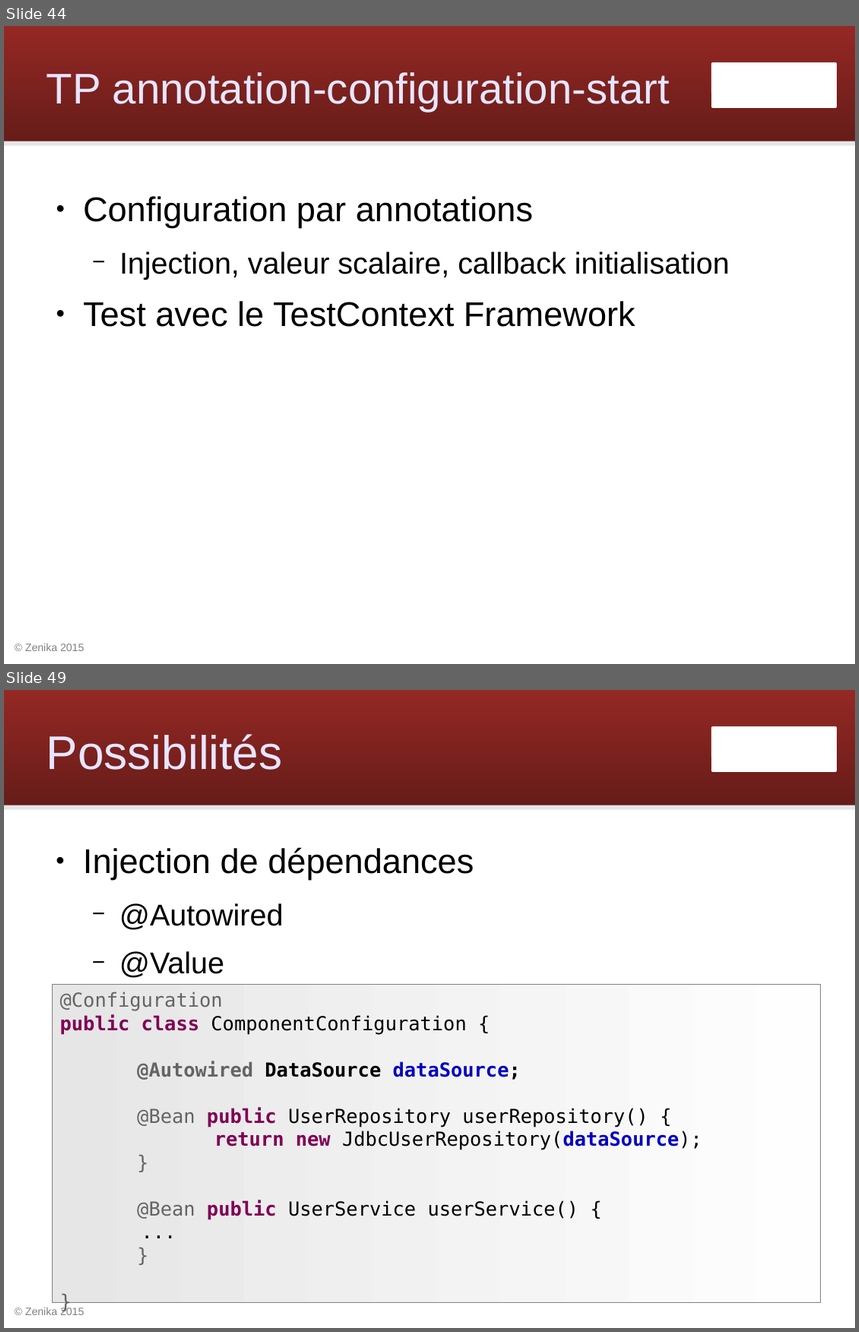
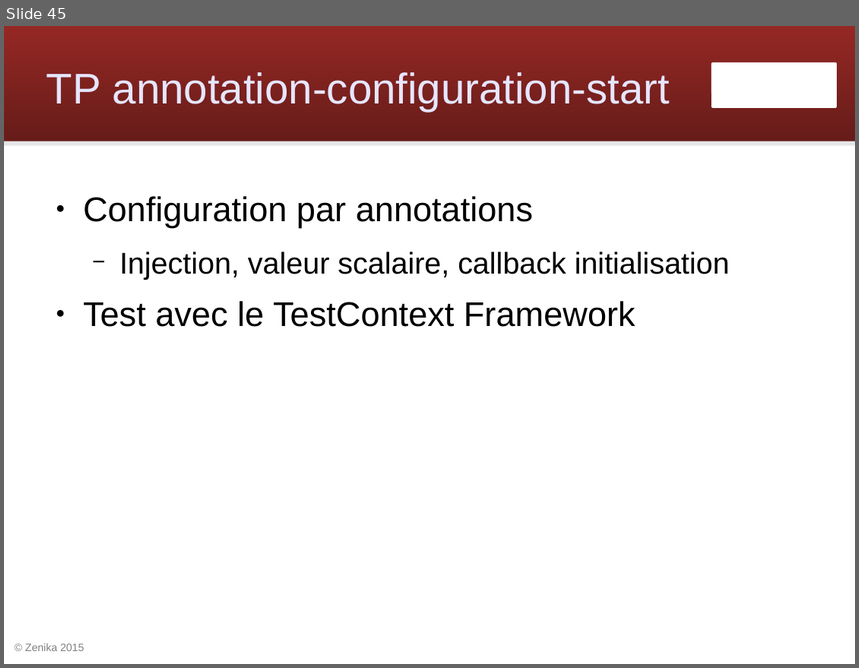
Before and after one commit to Zenika/workshop-spring-core, a slide deck: spring-workshop.odp. Shown one above the other, each under a label of ours: slides 44 and 49 before the commit, slide 45 after it; the slides between them are not shown. The pictures are 859x1332 and 859x668 pixels, drawn with LibreOffice and Linux fonts; fonts in the diff are those of the drawing; background and template pictures are left out. Boxes give left, top, right and bottom in pixels: in the first picture for what was removed or moved away, otherwise in the second. Text is boxed around its words. In the diff, an @@ line names an element or a change of style, - is before the commit and + after.

Commit message:
Utiliser config Java pour les annotations

```diff
--- a/spring-workshop.odp
+++ b/spring-workshop.odp
@@ slide 49 removed at box(4, 690, 855, 1328), background #FFFFFF; not listed: 4 template elements that a slide beside it also shows @@
@@ title removed at box(47, 734, 282, 770) @@
-Possibilités
@@ text removed at box(83, 847, 474, 978) @@
-● Injection de dépendances
-  − @Autowired
-  − @Value
@@ rectangle removed at box(53, 984, 821, 1303) @@
-@Configuration
-public class ComponentConfiguration {
-@Autowired DataSource dataSource;
-@Bean public UserRepository userRepository() {
-return new JdbcUserRepository(dataSource);
-}
-@Bean public UserService userService() {
-...
-}
-}
@@ what was slide 44 is now slide 45 @@
```
Also in this commit, not shown: 9 slides changed, 6 other slides removed, 10 other files.
